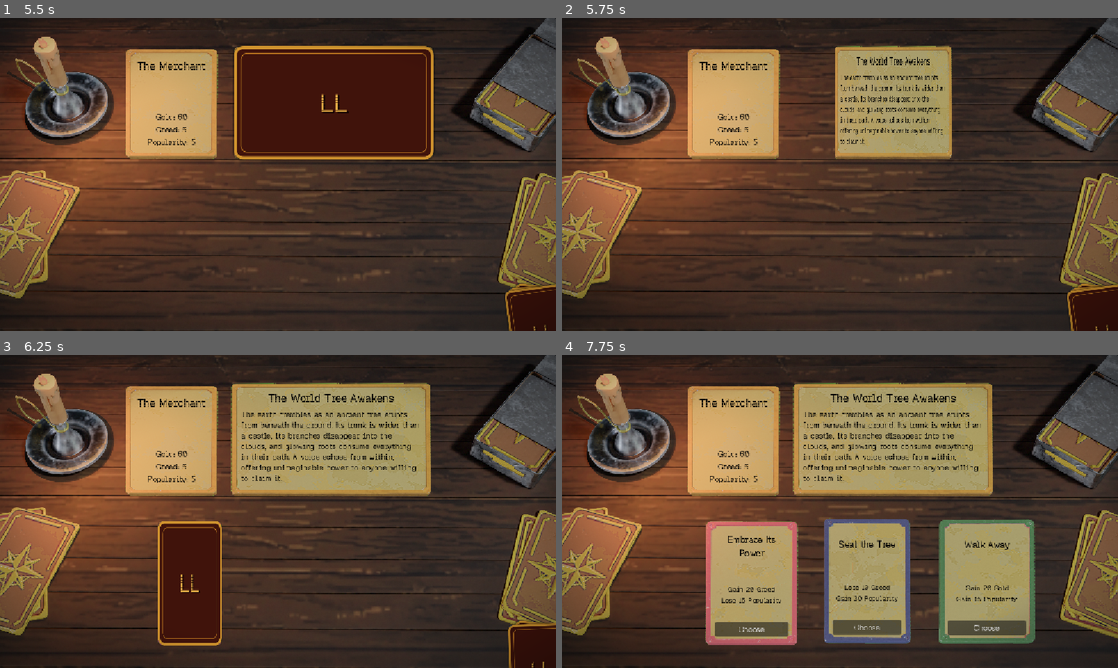
Above: before the commit, frames 1-4 (two rows, left to right).
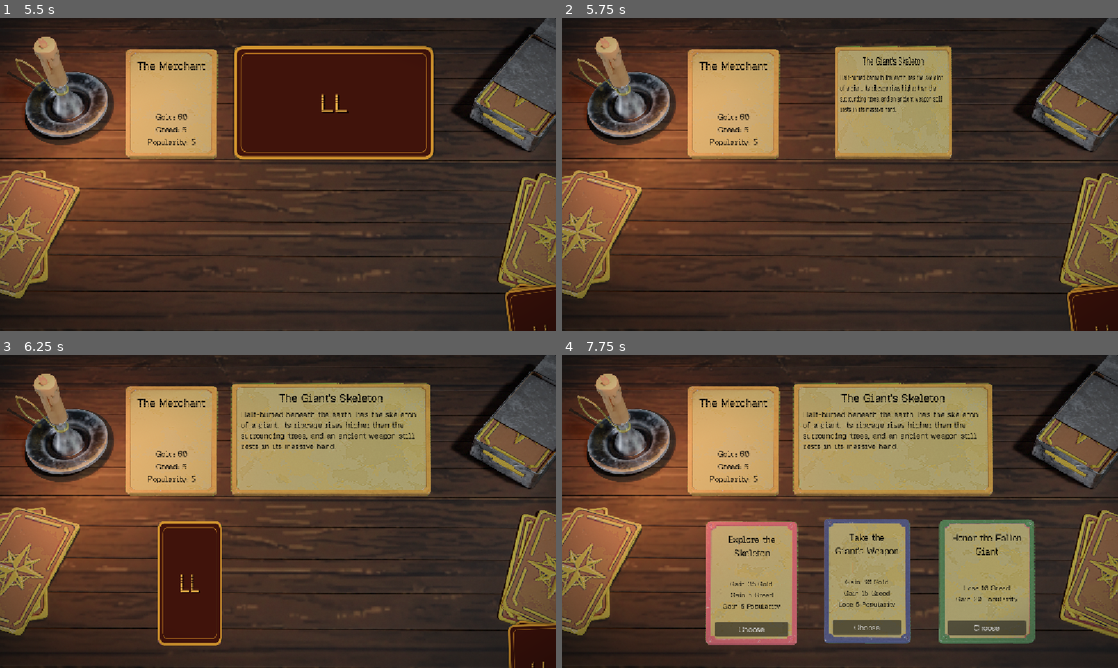
Above: after the commit, the same moments.

Repository: KryphicGames/wild-jam-95
Game: Godot game, scene res://scenes/main_menu.tscn
The game is run twice, just before and just after one commit, with the same random seed, the same clock (stepped at 60 frames per second) and the same inputs. Sound files missing from this copy of the repository are replaced by a short silence.
Inputs:
- Up to frame 1 (5.5 s): click "PLAY" at 0.5 s; click "Select" at 1.25 s; click "Choose" at 5 s
- Up to frame 2 (5.75 s): no input
- Up to frame 3 (6.25 s): no input
- Up to frame 4 (7.75 s): no input

Frame 1 is identical in both runs. In frame 2, 1.1% of the frame differs, in the area x 50-69%, y 12-41%; in frame 3, 1.9%; in frame 4, 3.4%, in the area x 28-83%, y 12-82%.

Commit message:
Made Quests non-linear
Made it so you can go from quest to standalone, then back to quest, instead of being stuck on quest until the finale.

Diff:
--- a/cards/ancient_shrine.json
+++ b/cards/ancient_shrine.json
@@ -4,11 +4,10 @@
   "description": "Hidden deep within the woods stands a weathered shrine, untouched by time. Fresh flowers rest upon the altar despite no one being in sight. A faint warmth lingers in the air, as though something is quietly watching.",
   "image": "",
   "repeatable": false,
+  "card_type": "standalone",
   "trigger": {
     "flags": [],
-    "not_flags": [
-      "active_quest"
-    ]
+    "not_flags": []
   },
   "options": [
     {
--- a/cards/bandit_ambush.json
+++ b/cards/bandit_ambush.json
@@ -4,11 +4,10 @@
   "description": "As you travel along a quiet forest road, masked bandits emerge from the trees. Their leader smirks and points a sword toward your pack. \"Your gold or your life,\" he says.",
   "image": "",
   "repeatable": false,
+  "card_type": "standalone",
   "trigger": {
     "flags": [],
-    "not_flags": [
-      "active_quest"
-    ]
+    "not_flags": []
   },
   "options": [
     {
--- a/cards/broken_bridge.json
+++ b/cards/broken_bridge.json
@@ -4,11 +4,10 @@
   "description": "The only bridge across a raging river has collapsed. Several weary travelers stand nearby, unsure how to continue. Time is running short, and every choice comes with a cost.",
   "image": "",
   "repeatable": false,
+  "card_type": "standalone",
   "trigger": {
     "flags": [],
-    "not_flags": [
-      "active_quest"
-    ]
+    "not_flags": []
   },
   "options": [
     {
--- a/cards/burned_merchant.json
+++ b/cards/burned_merchant.json
@@ -4,6 +4,7 @@
   "description": "The merchant who bought the dragon egg finds you days later. His clothes are scorched, his wagon is destroyed, and an enormous shadow circles the mountains behind him.",
   "image": "",
   "repeatable": false,
+  "card_type": "quest_step",
   "trigger": {
     "flags": [
       "sold_dragon_egg"
--- a/cards/colossal_dragon.json
+++ b/cards/colossal_dragon.json
@@ -4,6 +4,7 @@
   "description": "The mountain trembles as an enormous dragon rises above the clouds. Its shadow covers the valley, and its burning eyes settle upon you.",
   "image": "",
   "repeatable": false,
+  "card_type": "quest_end",
   "trigger": {
     "flags": [
       "dragon_finale_ready"
--- a/cards/cry_for_help.json
+++ b/cards/cry_for_help.json
@@ -4,11 +4,10 @@
   "description": "As you pass through a narrow mountain pass, desperate cries echo from below. A traveler dangles from the edge of a cliff, desperately clinging to a loose root. They won't survive much longer.",
   "image": "",
   "repeatable": false,
+  "card_type": "standalone",
   "trigger": {
     "flags": [],
-    "not_flags": [
-      "active_quest"
-    ]
+    "not_flags": []
   },
   "options": [
     {
--- a/cards/dragon_egg.json
+++ b/cards/dragon_egg.json
@@ -4,11 +4,10 @@
   "description": "Deep inside an abandoned cave, you discover an enormous egg resting in a nest of scorched bones. Its shell is warm, and something inside is moving.",
   "image": "",
   "repeatable": false,
+  "card_type": "quest_start",
   "trigger": {
     "flags": [],
-    "not_flags": [
-      "active_quest"
-    ]
+    "not_flags": []
   },
   "options": [
     {
--- a/cards/dragon_hatching.json
+++ b/cards/dragon_hatching.json
@@ -4,6 +4,7 @@
   "description": "As you rest beside your campfire, faint cracking echoes through the darkness. The egg begins to split open. A tiny dragon struggles to free itself, looking to you as the first creature it sees.",
   "image": "",
   "repeatable": false,
+  "card_type": "quest_step",
   "trigger": {
     "flags": [
       "kept_dragon_egg"
--- a/cards/empty_throne.json
+++ b/cards/empty_throne.json
@@ -4,6 +4,7 @@
   "description": "You arrive at the royal castle only to find the throne abandoned. The court is in chaos. Some nobles urge you to support the young heir, while others whisper that the kingdom needs a stronger ruler.",
   "image": "",
   "repeatable": false,
+  "card_type": "quest_step",
   "trigger": {
     "flags": [
       "accepted_summons"
--- a/cards/fallen_star.json
+++ b/cards/fallen_star.json
@@ -4,11 +4,10 @@
   "description": "A brilliant streak of light tears across the night sky before crashing beyond the nearby hills. By the time you arrive, a glowing stone rests in the center of a smoking crater, warm enough to melt the earth beneath it.",
   "image": "",
   "repeatable": false,
+  "card_type": "standalone",
   "trigger": {
     "flags": [],
-    "not_flags": [
-      "active_quest"
-    ]
+    "not_flags": []
   },
   "options": [
     {
--- a/cards/floating_fortress.json
+++ b/cards/floating_fortress.json
@@ -4,6 +4,7 @@
   "description": "Without warning, the sky darkens. A fortress the size of a mountain descends from the clouds, casting its shadow across the kingdom. Panic spreads as people flee in every direction. Whatever happened to the King suddenly seems insignificant.",
   "image": "",
   "repeatable": false,
+  "card_type": "quest_end",
   "trigger": {
     "flags": [
       "kingdom_finale_ready"
--- a/cards/giants_skeleton.json
+++ b/cards/giants_skeleton.json
@@ -4,11 +4,10 @@
   "description": "Half-buried beneath the earth lies the skeleton of a giant. Its ribcage rises higher than the surrounding trees, and an ancient weapon still rests in its massive hand.",
   "image": "",
   "repeatable": false,
+  "card_type": "standalone",
   "trigger": {
     "flags": [],
-    "not_flags": [
-      "active_quest"
-    ]
+    "not_flags": []
   },
   "options": [
     {
--- a/cards/lost_ring.json
+++ b/cards/lost_ring.json
@@ -4,11 +4,10 @@
   "description": "While walking along a quiet path, you notice a beautifully crafted gold ring lying in the dirt. Moments later, an elderly woman comes searching nearby, clearly distressed. She hasn't noticed you yet.",
   "image": "",
   "repeatable": false,
+  "card_type": "standalone",
   "trigger": {
     "flags": [],
-    "not_flags": [
-      "active_quest"
-    ]
+    "not_flags": []
   },
   "options": [
     {
--- a/cards/mysterious_stranger.json
+++ b/cards/mysterious_stranger.json
@@ -4,11 +4,10 @@
   "description": "As dusk settles over the road, a hooded traveler approaches without a sound. They silently hold out a small wooden box before disappearing into the fog. The box is warm to the touch.",
   "image": "",
   "repeatable": false,
+  "card_type": "standalone",
   "trigger": {
     "flags": [],
-    "not_flags": [
-      "active_quest"
-    ]
+    "not_flags": []
   },
   "options": [
     {
--- a/cards/old_well.json
+++ b/cards/old_well.json
@@ -4,11 +4,10 @@
   "description": "An ancient stone well stands alone beside the road. As you peer into its depths, you hear a faint voice whisper, 'Make a wish... but every wish has a price.'",
   "image": "",
   "repeatable": false,
+  "card_type": "standalone",
   "trigger": {
     "flags": [],
-    "not_flags": [
-      "active_quest"
-    ]
+    "not_flags": []
   },
   "options": [
     {
--- a/cards/old_witch.json
+++ b/cards/old_witch.json
@@ -4,11 +4,10 @@
   "description": "Deep within the forest, an old witch stirs a bubbling cauldron. Without looking up, she smiles and says, \"I've been expecting you.\" She offers knowledge, but every gift has a price.",
   "image": "",
   "repeatable": false,
+  "card_type": "quest_start",
   "trigger": {
     "flags": [],
-    "not_flags": [
-      "active_quest"
-    ]
+    "not_flags": []
   },
   "options": [
     {
--- a/cards/price_of_knowledge.json
+++ b/cards/price_of_knowledge.json
@@ -4,6 +4,7 @@
   "description": "The witch smiles as she closes her ancient tome. \"Knowledge is never free,\" she whispers. \"Now... what will you offer in return?\"",
   "image": "",
   "repeatable": false,
+  "card_type": "quest_step",
   "trigger": {
     "flags": [
       "accepted_bargain"
--- a/cards/royal_messenger.json
+++ b/cards/royal_messenger.json
@@ -4,11 +4,10 @@
   "description": "A royal messenger arrives on horseback, carrying a sealed letter bearing the King's crest. The kingdom requests your presence immediately. The messenger refuses to explain why.",
   "image": "",
   "repeatable": false,
+  "card_type": "quest_start",
   "trigger": {
     "flags": [],
-    "not_flags": [
-      "active_quest"
-    ]
+    "not_flags": []
   },
   "options": [
     {
--- a/cards/soldiers_at_the_door.json
+++ b/cards/soldiers_at_the_door.json
@@ -4,6 +4,7 @@
   "description": "Several days after refusing the King's request, armored soldiers arrive at your home. Their captain explains that the kingdom is falling into chaos and that your decision has not gone unnoticed.",
   "image": "",
   "repeatable": false,
+  "card_type": "quest_step",
   "trigger": {
     "flags": [
       "refused_summons"
--- a/cards/the_orphan.json
+++ b/cards/the_orphan.json
@@ -4,11 +4,10 @@
   "description": "As rain begins to fall, you notice a young child sitting alone beneath a dead tree. Their clothes are torn, and they clutch an empty satchel. 'Have you seen my parents?' they ask quietly.",
   "image": "",
   "repeatable": false,
+  "card_type": "standalone",
   "trigger": {
     "flags": [],
-    "not_flags": [
-      "active_quest"
-    ]
+    "not_flags": []
   },
   "options": [
     {
--- a/cards/traveling_merchant.json
+++ b/cards/traveling_merchant.json
@@ -4,11 +4,10 @@
   "description": "A cheerful merchant waves you over to his colorful wagon. \"Rare goods! Honest prices!\" he proclaims, though his grin suggests otherwise.",
   "image": "",
   "repeatable": false,
+  "card_type": "standalone",
   "trigger": {
     "flags": [],
-    "not_flags": [
-      "active_quest"
-    ]
+    "not_flags": []
   },
   "options": [
     {
--- a/cards/village_festival.json
+++ b/cards/village_festival.json
@@ -4,11 +4,10 @@
   "description": "Colorful banners flutter overhead as music fills the village square. Merchants sell their wares, children laugh through the streets, and contests promise both glory and reward. It's a rare chance to enjoy life before the road calls again.",
   "image": "",
   "repeatable": false,
+  "card_type": "standalone",
   "trigger": {
     "flags": [],
-    "not_flags": [
-      "active_quest"
-    ]
+    "not_flags": []
   },
   "options": [
     {
--- a/cards/whispering_tome.json
+++ b/cards/whispering_tome.json
@@ -4,6 +4,7 @@
   "description": "That night, the stolen spellbook begins whispering your name. Its pages turn by themselves, revealing secrets no mortal was meant to know.",
   "image": "",
   "repeatable": false,
+  "card_type": "quest_step",
   "trigger": {
     "flags": [
       "stole_spellbook"
--- a/cards/world_tree_awakens.json
+++ b/cards/world_tree_awakens.json
@@ -4,6 +4,7 @@
   "description": "The earth trembles as an ancient tree erupts from beneath the ground. Its trunk is wider than a castl …(183 unchanged characters)…
   "image": "",
   "repeatable": false,
+  "card_type": "quest_end",
   "trigger": {
     "flags": [
       "witch_finale_ready"
--- a/cards/wounded_wolf.json
+++ b/cards/wounded_wolf.json
@@ -4,11 +4,10 @@
   "description": "A wounded wolf lies beside the forest path. An arrow protrudes from its shoulder, yet it growls weakly as you approach. It could become a loyal companion... or an easy target.",
   "image": "",
   "repeatable": false,
+  "card_type": "standalone",
   "trigger": {
     "flags": [],
-    "not_flags": [
-      "active_quest"
-    ]
+    "not_flags": []
   },
   "options": [
     {
--- a/scripts/CardManager.gd
+++ b/scripts/CardManager.gd
@@ -1,5 +1,16 @@
 extends Node
 
+const ACTIVE_QUEST_FLAG := "active_quest"
+const CARD_TYPE_STANDALONE := "standalone"
+const CARD_TYPE_QUEST_START := "quest_start"
+const CARD_TYPE_QUEST_STEP := "quest_step"
+const CARD_TYPE_QUEST_END := "quest_end"
+const SUPPORTED_CARD_TYPES := [
+	CARD_TYPE_STANDALONE,
+	CARD_TYPE_QUEST_START,
+	CARD_TYPE_QUEST_STEP,
+	CARD_TYPE_QUEST_END
+]
 const SPENDABLE_EFFECT_KEYS := ["gold"]
 
 @export var loggerPrefix = "CardLoader"
@@ -28,7 +39,13 @@
 		if json.parse(text) != OK:
 			Log.Error("Invalid JSON: " + path, loggerPrefix)
 			continue
-		cards.append(json.data)
+		if typeof(json.data) != TYPE_DICTIONARY:
+			Log.Error("Card file must contain a JSON object: " + path, loggerPrefix)
+			continue
+		var card: Dictionary = json.data
+		if !_has_valid_card_type(card, path):
+			continue
+		cards.append(card)
 	dir.list_dir_end()
 
 	Log.Info("Loaded " + str(cards.size()) + " cards.", loggerPrefix)
@@ -49,6 +66,8 @@
 
 
 func can_trigger(game, card: Dictionary) -> bool:
+	if !_can_draw_card_type(game, str(card.card_type)):
+		return false
 	if !card.has("trigger"):
 		return true
 	var trigger = card.trigger
@@ -72,6 +91,27 @@
 				if value > trigger.stats[stat].max:
 					return false
 	return true
+
+
+func _has_valid_card_type(card: Dictionary, path: String) -> bool:
+	if !card.has("card_type") || typeof(card.card_type) != TYPE_STRING:
+		Log.Error("Card must define a string card_type: " + path, loggerPrefix)
+		return false
+	if !SUPPORTED_CARD_TYPES.has(card.card_type):
+		Log.Error("Unsupported card_type '" + str(card.card_type) + "' in " + path, loggerPrefix)
+		return false
+	return true
+
+
+func _can_draw_card_type(game, card_type: String) -> bool:
+	var quest_is_active: bool = game.flags.has(ACTIVE_QUEST_FLAG)
+	match card_type:
+		CARD_TYPE_QUEST_START:
+			return !quest_is_active
+		CARD_TYPE_QUEST_STEP, CARD_TYPE_QUEST_END:
+			return quest_is_active
+		_:
+			return true
 
 
 func can_apply_effects(game, effects: Dictionary) -> bool:
Not shown, added: docs/event-card-format.md
